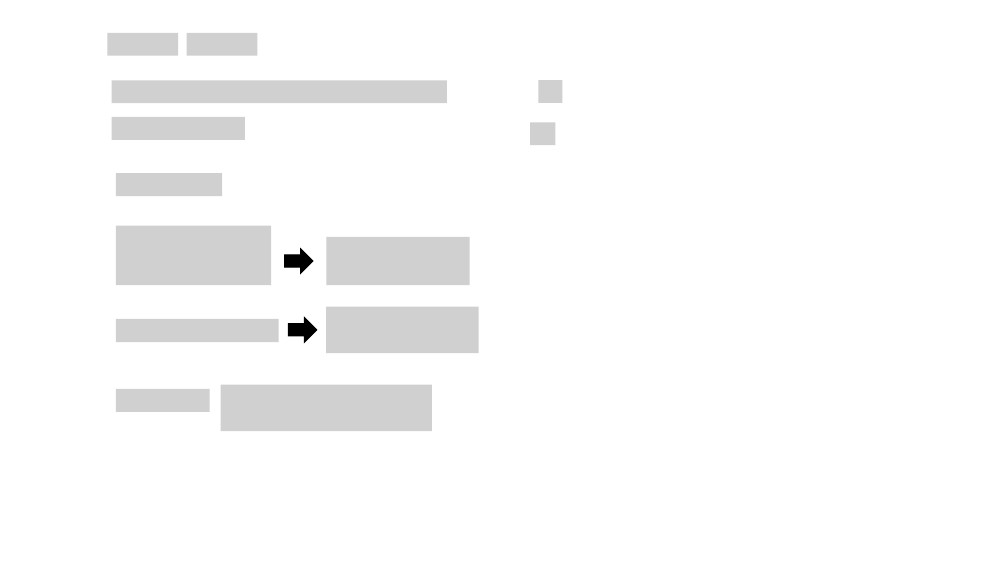
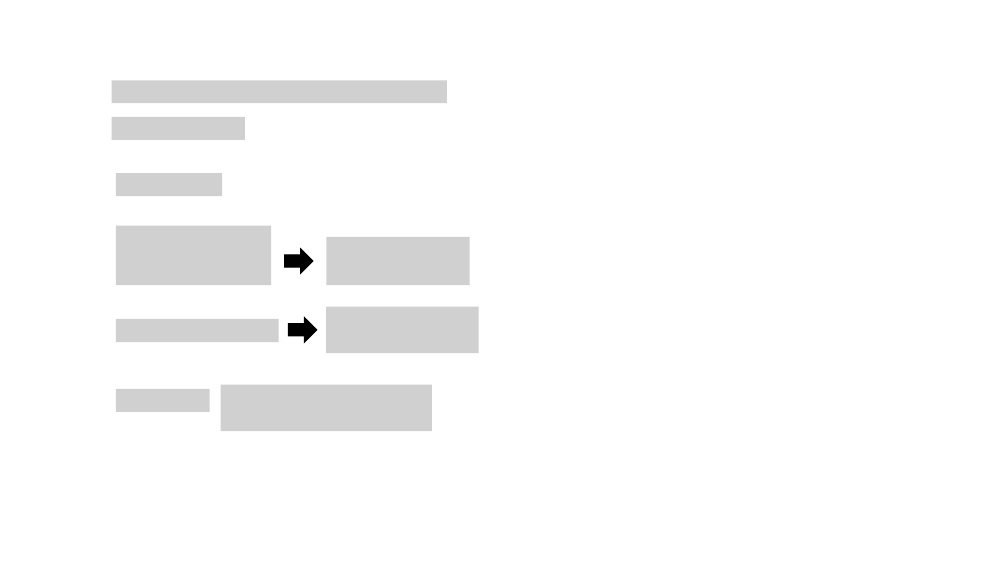
Before and after one commit to ytani01/PliersCover, a slide deck: slide 1 of docs/calc.pptx. Drawn at 1008x567 pixels with LibreOffice and Linux fonts; fonts in the diff are those of the drawing; grey boxes stand for pictures. Boxes give left, top, right and bottom in pixels: in the first picture for what was removed or moved away, otherwise in the second. Text is boxed around its words. In the diff, an @@ line names an element or a change of style, - is before the commit and + after.

```diff
--- a/docs/calc.pptx
+++ b/docs/calc.pptx
@@ picture removed at <box>107,33,178,55</box> @@
@@ picture removed at <box>187,33,258,55</box> @@
@@ picture removed at <box>538,80,563,103</box> @@
@@ picture removed at <box>530,123,555,145</box> @@
```
Also in this commit, not shown: 8 other files.
